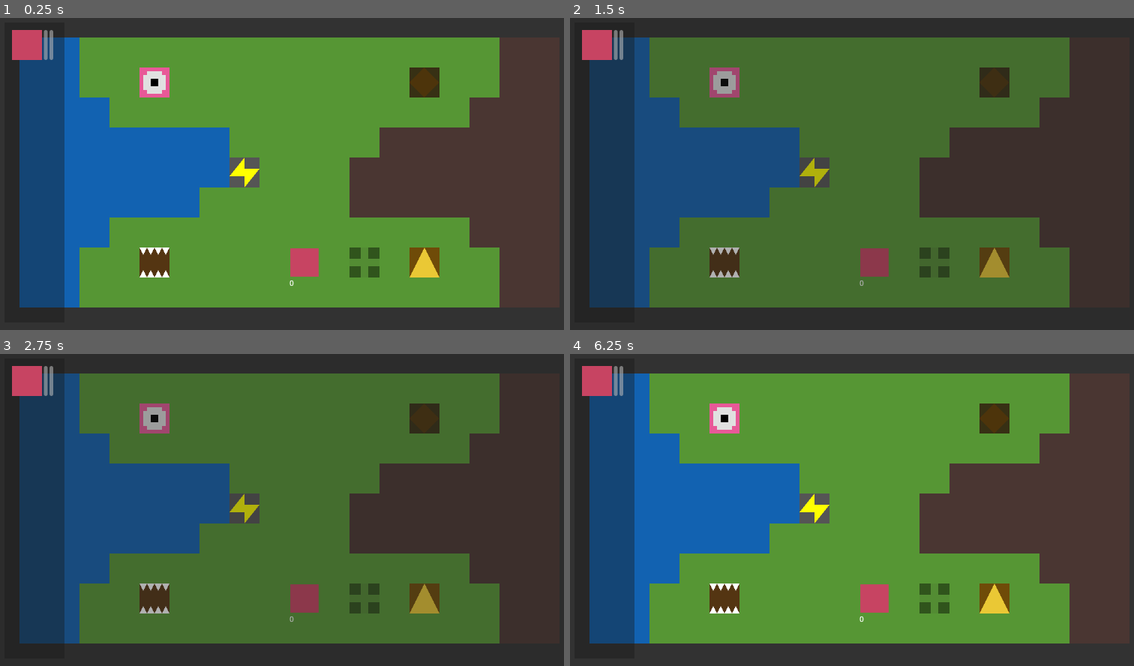
Above: before the commit, frames 1-4 (two rows, left to right).
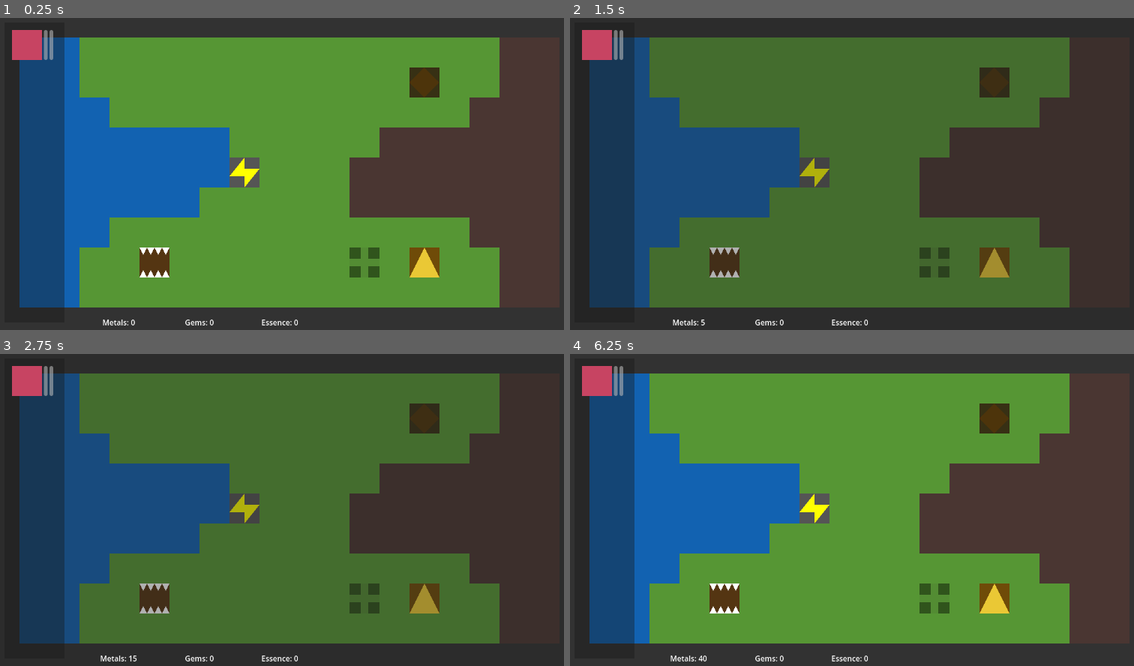
Above: after the commit, the same moments.

Repository: Xaklor/Build-a-Bot-Workshop
Game: Godot game, scene res://level/main.tscn
Same seed, same stepped clock (60 frames per second), same inputs: the game is played once before the commit and once after it.
Inputs (mouse positions are in pixels of both pictures, inside the frame that each line leads up to):
- Up to frame 1 (0.25 s): no input
- Up to frame 2 (1.5 s): tap Enter at 0.5 s; move the mouse to (993, 155) at 0.52 s; click (993, 155) at 0.6 s; right-click (993, 155) at 0.8 s; tap Space (timestop) at 1.25 s; move the mouse to (739, 189) at 1.27 s; right-click (739, 189) at 1.35 s
- Up to frame 3 (2.75 s): tap Space (timestop) at 1.55, 2.1 s; tap Enter at 2 s; move the mouse to (349, 435) at 2.02 s; click (349, 435) at 2.3 s
- Up to frame 4 (6.25 s): tap Space (timestop) at 2.75, 3.8, 4.25, 4.35, 6.05 s; move the mouse to (829, 575) at 2.77 s; click (829, 575) at 2.85 s; right-click (829, 575) at 3.05 s; tap Enter at 3.5 s; move the mouse to (1038, 556) at 3.52 s; right-click (1038, 556) at 3.6 s; move the mouse to (677, 460) at 4.27 s; click (677, 460) at 4.55 s; move the mouse to (891, 510) at 5.02 s; click (891, 510) at 5.1 s; right-click (891, 510) at 5.3 s; move the mouse to (767, 425) at 5.77 s; right-click (767, 425) at 5.85 s

The runs differ from the first frame. In frame 1, 1.2% of the frame differs, in the area x 18-57%, y 15-99%; in frame 2, 1.2%; in frame 3, 1.2%, in the area x 17-57%, y 15-99%; in frame 4, 1.2%.

Commit message:
added robot and urgle sprites, overhauled resource system

Diff:
--- a/buildings/repository.gd
+++ b/buildings/repository.gd
@@ -1,15 +1,4 @@
 extends Area2D
-
-@export var inventory = 0
 
 func _ready():
 	pass
-
-func _mouse_enter() -> void:
-	$progress_bar.visible = true
-
-func _mouse_exit() -> void:
-	$progress_bar.visible = false
-
-func update():
-	$progress_bar.value = inventory
--- a/buildings/robot_factory.gd
+++ b/buildings/robot_factory.gd
@@ -15,13 +15,11 @@
 
 func _unhandled_input(event: InputEvent) -> void:
 	if Input.is_action_just_pressed("lc") and $color.get_rect().has_point(get_local_mouse_position()):
-		var repository = get_tree().get_nodes_in_group("repositories")[0]
-		if repository.inventory <= 0:
+		if main.metals < 10:
 			$error_highlight.color.a = 1
 
 		else:
-			repository.inventory -= 10
-			repository.update()
+			main.update_resource("metals", -10)
 			var target = pos
 			if not tile_map.land_astar.is_point_solid(pos + Vector2i(1, 0)):
 				target = pos + Vector2i(1, 0)
--- a/entities/robot.gd
+++ b/entities/robot.gd
@@ -31,17 +31,17 @@
 
 func _ready():
 	claimed_pos = tile_map.local_to_map(position)
-	tile_map.claim_pos(claimed_pos)
+	tile_map.claim_pos(claimed_pos, true, true)
 	main.stop_time.connect(_on_timestop)
 	weapon = Equipment.weapons[0]
 
 func _process(delta):
 	$status_label.text = var_to_str(status)
 	if not stopped:
-		if $attack_highlight.color.a > 0:
-			$attack_highlight.color.a -= 0.01
-
-		$select_highlight.visible = selected
+		if $sprite/attack_highlight.color.a > 0:
+			$sprite/attack_highlight.color.a -= 0.01
+
+		$sprite/select_highlight.visible = selected
 		$work_bar.visible = $work_bar.value > 0
 
 		#############################################################
@@ -69,6 +69,10 @@
 			if global_position == target:
 				energy -= 1
 				path.pop_front()
+
+				# if this is the destination, free the indicator
+				if path.is_empty():
+					tile_map.free_indicator(tile_map.local_to_map(target))
 
 		##############################################################
 		# THIRD:
@@ -111,8 +115,7 @@
 		###########################################################################
 		elif status == state.BUILDING and item == 0 and claimed_pos == repository_pos:
 			item = 1
-			repository_target.inventory -= 10
-			repository_target.update()
+			main.update_resource("metals", -10)
 
 		###############################################################################
 		# SIXTH:
@@ -176,8 +179,7 @@
 		# if harvesting and standing on a repository, insert item and fetch more
 		########################################################################
 		elif status == state.HARVESTING and get_overlapping_areas().any(func(x): return x == repository_target):
-			repository_target.inventory += 10
-			repository_target.update()
+			main.update_resource("metals", 10)
 			item = 0
 			if harvest_target.inventory > 0:
 				path = navigate(harvest_pos)
@@ -198,7 +200,7 @@
 				var enemy_pos = tile_map.local_to_map(enemy.position)
 				if in_range(enemy_pos, 3):
 					enemy.take_damage(weapon.attack)
-					$attack_highlight.color.a = 1
+					$sprite/attack_highlight.color.a = 1
 					$attack_cooldown.start()
 					energy -= 5
 					break
@@ -238,13 +240,13 @@
 					mobility = "flight"
 					$color.color = 0xebd680ff
 			1:
-				if $menu/build/MarginContainer/ScrollContainer/VBoxContainer/repository.get_rect().has_point($menu/build/MarginContainer/ScrollContainer.get_local_mouse_position()):
+				if $menu/build/MarginContainer/ScrollContainer/VBoxContainer/repository.get_rect().has_point($menu/build/MarginContainer/ScrollContainer.get_local_mouse_position()) and main.metals >= 10:
 					start_build_manager("repository")
-				if $menu/build/MarginContainer/ScrollContainer/VBoxContainer/factory.get_rect().has_point($menu/build/MarginContainer/ScrollContainer.get_local_mouse_position()):
+				if $menu/build/MarginContainer/ScrollContainer/VBoxContainer/factory.get_rect().has_point($menu/build/MarginContainer/ScrollContainer.get_local_mouse_position()) and main.metals >= 10:
 					start_build_manager("factory")
-				if $menu/build/MarginContainer/ScrollContainer/VBoxContainer/charger.get_rect().has_point($menu/build/MarginContainer/ScrollContainer.get_local_mouse_position()):
+				if $menu/build/MarginContainer/ScrollContainer/VBoxContainer/charger.get_rect().has_point($menu/build/MarginContainer/ScrollContainer.get_local_mouse_position()) and main.metals >= 10:
 					start_build_manager("charger")
-				if $menu/build/MarginContainer/ScrollContainer/VBoxContainer/mine.get_rect().has_point($menu/build/MarginContainer/ScrollContainer.get_local_mouse_position()):
+				if $menu/build/MarginContainer/ScrollContainer/VBoxContainer/mine.get_rect().has_point($menu/build/MarginContainer/ScrollContainer.get_local_mouse_position()) and main.metals >= 10:
 					start_build_manager("mine")
 
 func update_claimed_position(pos: Vector2i):
--- a/entities/robot.tscn
+++ b/entities/robot.tscn
@@ -1,21 +1,23 @@
-[gd_scene load_steps=4 format=3 uid="uid://vww06adkxjjq"]
+[gd_scene load_steps=5 format=3 uid="uid://vww06adkxjjq"]
 
 [ext_resource type="Script" uid="uid://4lccil06vgh1" path="res://entities/robot.gd" id="1_br0rw"]
 [ext_resource type="PackedScene" uid="uid://dshpdwdjn7gvl" path="res://ui/build_manager.tscn" id="2_8mpls"]
+[ext_resource type="Texture2D" uid="uid://4g45lua0yax0" path="res://assets/robot.png" id="3_poxae"]
 
 [sub_resource type="RectangleShape2D" id="RectangleShape2D_gl0xr"]
 size = Vector2(60, 60)
 
 [node name="robot" type="Area2D" groups=["entities", "robots"]]
 process_mode = 1
-input_pickable = false
 script = ExtResource("1_br0rw")
 build_manager = ExtResource("2_8mpls")
 
 [node name="hitbox" type="CollisionShape2D" parent="."]
+visible = false
 shape = SubResource("RectangleShape2D_gl0xr")
 
 [node name="color" type="ColorRect" parent="."]
+visible = false
 anchors_preset = 8
 anchor_left = 0.5
 anchor_top = 0.5
@@ -29,25 +31,31 @@
 grow_vertical = 2
 size_flags_horizontal = 4
 size_flags_vertical = 4
-mouse_filter = 1
+mouse_filter = 2
 color = Color(0.780392, 0.266667, 0.384314, 1)
 
-[node name="select_highlight" type="ColorRect" parent="."]
+[node name="sprite" type="Sprite2D" parent="."]
+clip_children = 2
+position = Vector2(0, -7)
+texture = ExtResource("3_poxae")
+
+[node name="attack_highlight" type="ColorRect" parent="sprite"]
+offset_left = -32.0
+offset_top = -41.0
+offset_right = 32.0
+offset_bottom = 39.0
+mouse_filter = 2
+color = Color(1, 1, 1, 0)
+
+[node name="select_highlight" type="ColorRect" parent="sprite"]
 visible = false
-offset_left = -30.0
-offset_top = -30.0
-offset_right = 30.0
-offset_bottom = 30.0
+clip_children = 2
+offset_left = -32.0
+offset_top = -41.0
+offset_right = 32.0
+offset_bottom = 39.0
 mouse_filter = 2
 color = Color(1, 1, 1, 0.359)
-
-[node name="attack_highlight" type="ColorRect" parent="."]
-offset_left = -30.0
-offset_top = -30.0
-offset_right = 30.0
-offset_bottom = 30.0
-mouse_filter = 2
-color = Color(1, 1, 1, 0)
 
 [node name="attack_cooldown" type="Timer" parent="."]
 one_shot = true
@@ -55,12 +63,14 @@
 [node name="work_bar" type="ProgressBar" parent="."]
 visible = false
 offset_left = -32.0
-offset_top = -40.0
+offset_top = -56.0
 offset_right = 32.0
-offset_bottom = -32.0
+offset_bottom = -48.0
+mouse_filter = 2
 show_percentage = false
 
 [node name="status_label" type="Label" parent="."]
+visible = false
 offset_left = -32.0
 offset_top = 32.0
 offset_right = 32.0
--- a/entities/urgle.gd
+++ b/entities/urgle.gd
@@ -3,12 +3,12 @@
 var hp = 5
 
 func _process(delta: float) -> void:
-	if $hurt_highlight.color.a > 0:
-		$hurt_highlight.color.a -= 0.01
+	if $sprite/hurt_highlight.color.a > 0:
+		$sprite/hurt_highlight.color.a -= 0.01
 
 	if hp <= 0:
 		queue_free()
 
 func take_damage(damage: int):
 	hp -= damage
-	$hurt_highlight.color.a = 1
+	$sprite/hurt_highlight.color.a = 1
--- a/entities/urgle.tscn
+++ b/entities/urgle.tscn
@@ -1,6 +1,7 @@
-[gd_scene load_steps=3 format=3 uid="uid://dtm6rytj8v23a"]
+[gd_scene load_steps=4 format=3 uid="uid://dtm6rytj8v23a"]
 
 [ext_resource type="Script" uid="uid://dd8boq4y2xjj1" path="res://entities/urgle.gd" id="1_30vdl"]
+[ext_resource type="Texture2D" uid="uid://ogjbv63cgc7p" path="res://assets/urgle.png" id="2_a3u61"]
 
 [sub_resource type="RectangleShape2D" id="RectangleShape2D_memkk"]
 size = Vector2(64, 64)
@@ -9,9 +10,11 @@
 script = ExtResource("1_30vdl")
 
 [node name="hitbox" type="CollisionShape2D" parent="."]
+visible = false
 shape = SubResource("RectangleShape2D_memkk")
 
 [node name="color" type="ColorRect" parent="."]
+visible = false
 offset_left = -32.0
 offset_top = -32.0
 offset_right = 32.0
@@ -20,10 +23,12 @@
 color = Color(0.908853, 0.349482, 0.596036, 1)
 
 [node name="eye" type="Polygon2D" parent="."]
+visible = false
 color = Color(0.881937, 0.881937, 0.881937, 1)
 polygon = PackedVector2Array(-16, -24, -16, -16, -24, -16, -24, 16, -16, 16, -16, 24, 16, 24, 16, 16, 24, 16, 24, -16, 16, -16, 16, -24)
 
 [node name="pupil" type="ColorRect" parent="."]
+visible = false
 offset_left = -8.0
 offset_top = -8.0
 offset_right = 8.0
@@ -31,10 +36,14 @@
 mouse_filter = 2
 color = Color(0, 0, 0, 1)
 
-[node name="hurt_highlight" type="ColorRect" parent="."]
-offset_left = -32.0
+[node name="sprite" type="Sprite2D" parent="."]
+clip_children = 2
+texture = ExtResource("2_a3u61")
+
+[node name="hurt_highlight" type="ColorRect" parent="sprite"]
+offset_left = -40.0
 offset_top = -32.0
-offset_right = 32.0
+offset_right = 40.0
 offset_bottom = 32.0
 mouse_filter = 1
 color = Color(0.796078, 0, 0, 0)
--- a/level/claim_indicator.tscn
+++ b/level/claim_indicator.tscn
@@ -5,4 +5,5 @@
 offset_top = -24.0
 offset_right = 24.0
 offset_bottom = 24.0
+mouse_filter = 2
 color = Color(1, 1, 1, 0.588235)
--- a/level/main.gd
+++ b/level/main.gd
@@ -3,6 +3,9 @@
 signal stop_time
 var stopped = false
 var robot_ui_pointer = 1
+var metals = 0
+var gems = 0
+var essence = 0
 
 func _process(delta: float) -> void:
 	var i = 1
@@ -22,6 +25,7 @@
 		timestop_toggle()
 
 func timestop_toggle(force: bool = false, stop: bool = true):
+	update_resource("metals", 5)
 	if not force:
 		stopped = not stopped
 		$dimmer.visible = stopped
@@ -30,6 +34,18 @@
 		stopped = stop
 		$dimmer.visible = stop
 		stop_time.emit(stop)
+
+func update_resource(resource: String, amount: int):
+	match resource:
+		"metals":
+			metals += amount
+			$hud/HBoxContainer/metals_label.text = "Metals: %d" % metals
+		"gems":
+			gems += amount
+			$hud/HBoxContainer/gems_label.text = "Gems: %d" % gems
+		"essence":
+			essence += amount
+			$hud/HBoxContainer/essence_label.text = "Essence: %d" % essence
 
 func _on_child_entered_tree(node: Node) -> void:
 	$dimmer.move_to_front.call_deferred()
--- a/level/tile_map.gd
+++ b/level/tile_map.gd
@@ -60,12 +60,12 @@
 	return false
 
 # wrapper for robots to claim positions on all three mobility maps
-func claim_pos(pos, solid = true):
+func claim_pos(pos, solid = true, startup = false):
 	land_astar.set_point_solid(pos, solid)
 	water_astar.set_point_solid(pos, solid)
 	flight_astar.set_point_solid(pos, solid)
 
-	if solid:
+	if solid and !startup:
 		var indicator = claim_indicator.instantiate()
 		indicator.position = map_to_local(pos) - Vector2(24, 24)
 		add_child(indicator)
@@ -75,3 +75,8 @@
 		for indicator in indicators:
 			if local_to_map(indicator.position) == pos:
 				indicator.queue_free()
+
+func free_indicator(pos):
+	for indicator in get_tree().get_nodes_in_group("indicators"):
+		if local_to_map(indicator.position) == pos:
+			indicator.queue_free()
--- a/ui/build_manager.gd
+++ b/ui/build_manager.gd
@@ -26,10 +26,7 @@
 				for repo in get_tree().get_nodes_in_group("repositories"):
 					if repo.get_node("color").get_rect().has_point(repo.get_local_mouse_position()):
 						var mouse_pos = tile_map.local_to_map($area.get_local_mouse_position())
-						if repo.get_node("progress_bar").value < 10:
-							$label.text = "That Repository has insufficient material"
-							break
-						elif robot.navigate(mouse_pos).is_empty():
+						if robot.navigate(mouse_pos).is_empty():
 							$label.text = "The robot cannot reach that Repository"
 							break
 						else:
--- a/ui/hud.tscn
+++ b/ui/hud.tscn
@@ -47,3 +47,24 @@
 [node name="robot_ui_element6" parent="VBoxContainer" instance=ExtResource("2_5ysmq")]
 visible = false
 layout_mode = 2
+
+[node name="HBoxContainer" type="HBoxContainer" parent="."]
+offset_left = 192.0
+offset_top = 640.0
+offset_right = 704.0
+offset_bottom = 704.0
+
+[node name="metals_label" type="Label" parent="HBoxContainer"]
+layout_mode = 2
+size_flags_horizontal = 6
+text = "Metals: 0"
+
+[node name="gems_label" type="Label" parent="HBoxContainer"]
+layout_mode = 2
+size_flags_horizontal = 6
+text = "Gems: 0"
+
+[node name="essence_label" type="Label" parent="HBoxContainer"]
+layout_mode = 2
+size_flags_horizontal = 6
+text = "Essence: 0"
Not shown, removed: assets/basic tileset.png.import
